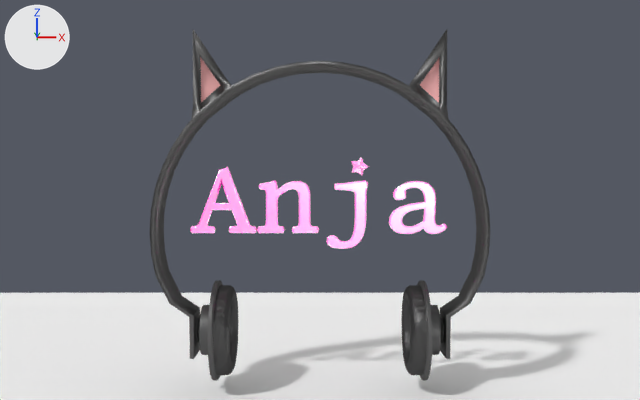
One commit to the Blender file anja.blend: the scene before it, then after it.
Camera for both pictures: the file's camera 'Camera'. The lights are fixed; the arrows at upper left show +X, +Y and +Z.

Objects in the first picture: 'Phones', 'Plane', 'Star', 'Text.001'.
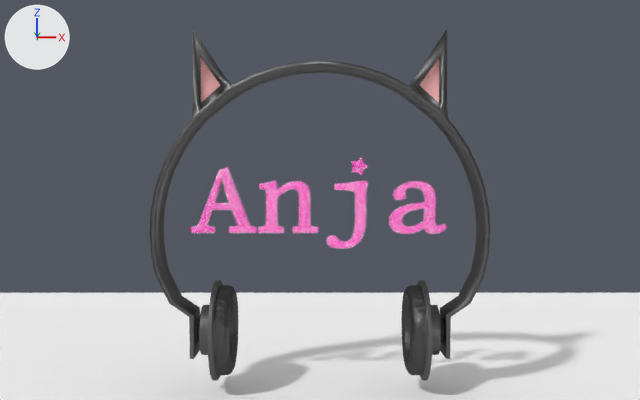
The change, as JSON lines over the scene's bpy script:
```json
{"block": "mat_text", "change": "nodes: AddShader, BsdfAnisotropic, BsdfDiffuse, OutputMaterial"}
{"block": "mat_text", "change": "colours: white #ffffff, pink #ff00bc"}
{"block": "mat_text", "change": "nodes: BsdfAnisotropic x3, BsdfDiffuse, Displacement, Fresnel, LayerWeight, Math, MixShader x3, OutputMaterial, TexNoise, ValToRGB"}
{"block": "mat_text", "change": "colours: pink #ff00bc, white #ffffff, black #000000"}
```

Boxes (x1, y1, x2, y2) around the edits, measured in the pictures (640 x 400 px):
```json
{"object": "Text.001", "change": "surface changed", "before": [190, 167, 447, 249], "after": [190, 167, 447, 249]}
{"object": "Star", "change": "surface changed", "before": [351, 158, 368, 175], "after": [351, 158, 368, 175]}
```
